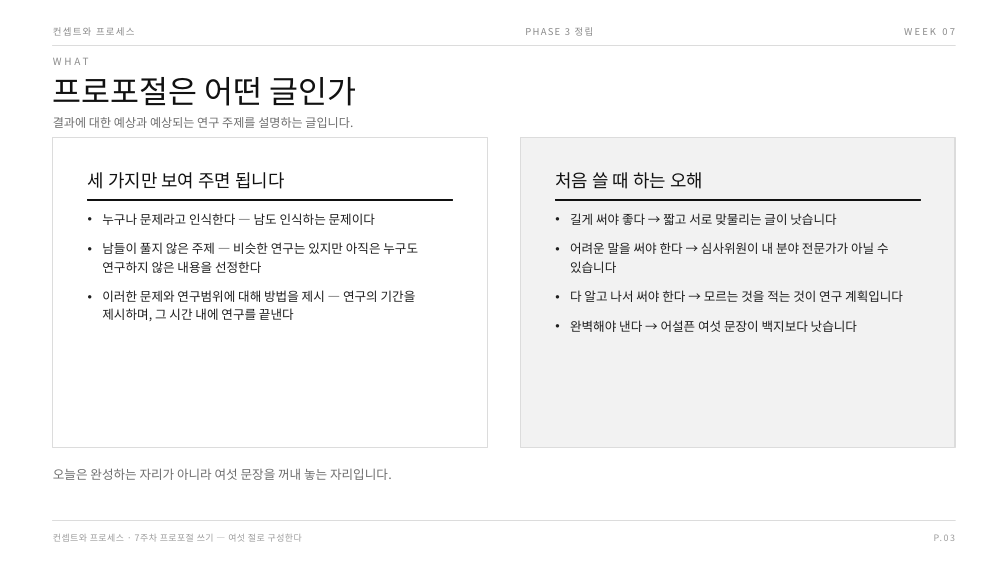
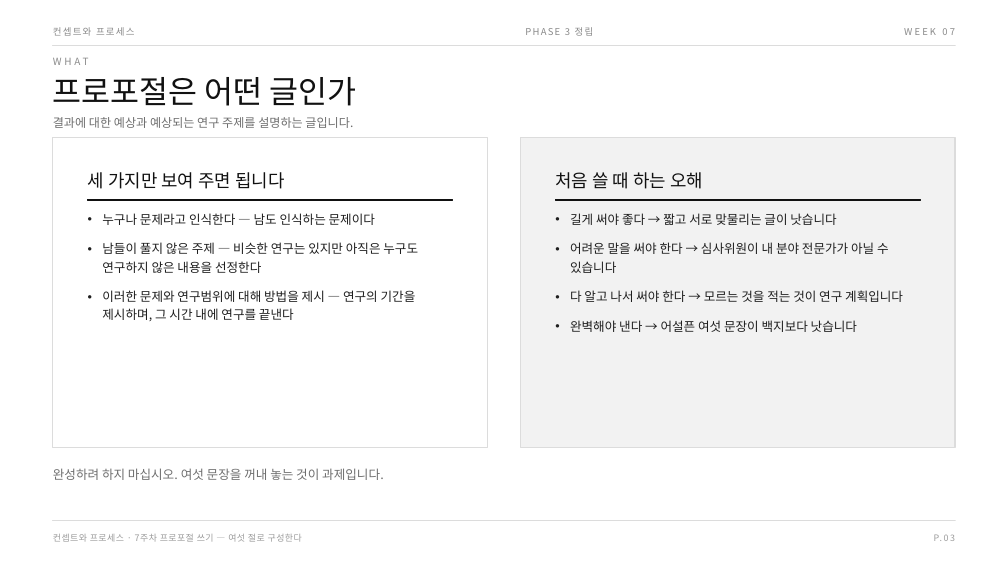
Before and after one commit to design-eng/MIN.D, a slide deck: slide 4 of dist/weeks-대학원/컨셉트와프로세스_07주차_프로포절쓰기.pptx. Drawn at 1008x567 pixels with LibreOffice and Linux fonts; fonts in the diff are those of the drawing. Boxes give left, top, right and bottom in pixels: in the first picture for what was removed or moved away, otherwise in the second. Text is boxed around its words. In the diff, an @@ line names an element or a change of style, - is before the commit and + after.

```diff
--- a/dist/weeks-대학원/컨셉트와프로세스_07주차_프로포절쓰기.pptx
+++ b/dist/weeks-대학원/컨셉트와프로세스_07주차_프로포절쓰기.pptx
@@ text at bbox=[53, 468, 384, 480]: text changed @@
-오늘은 완성하는 자리가 아니라 여섯 문장을 꺼내 놓는 자리입니다.
+완성하려 하지 마십시오. 여섯 문장을 꺼내 놓는 것이 과제입니다.
```
Also in this commit, not shown: 6 other slides changed, 4 other files.
